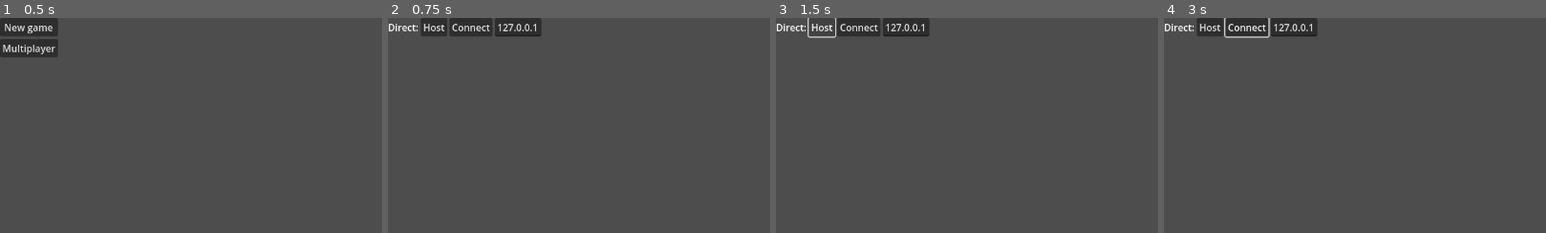
Above: before the commit, frames 1-4 (left to right).
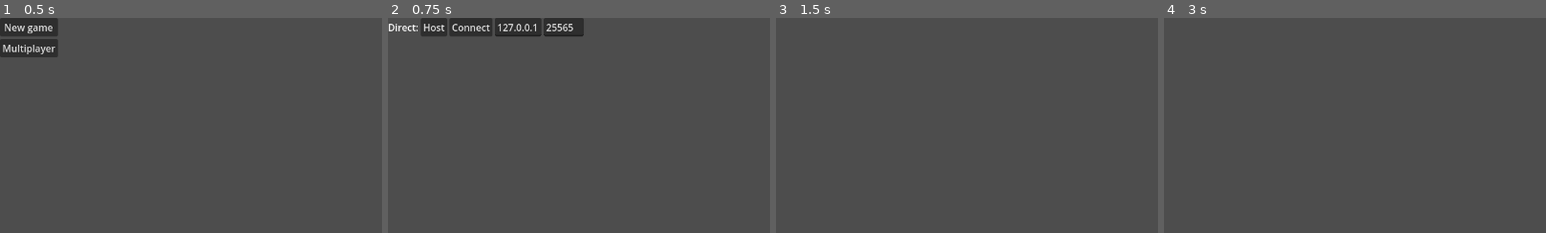
Above: after the commit, the same moments.

Repository: elmoradoo/Reflection
Game: Godot game, scene res://scenes/ui.tscn
Same seed, same stepped clock (60 frames per second), same inputs: the game is played once before the commit and once after it. Before the commit the project starts from res://scenes/main_menu.tscn. A sky picture missing from this copy of the repository is replaced by a grey-blue gradient.
Inputs (mouse positions are % of the whole screen's width and height, from its top left):
- Up to frame 1 (0.5 s): no input
- Up to frame 2 (0.75 s): click "Multiplayer" at 0.5 s
- Up to frame 3 (1.5 s): click "Host" at 1.25 s
- Up to frame 4 (3 s): click (11, 2) at 2 s, where only the run before the commit has a clickable "Connect"; move the mouse to (72, 45) at 2.77 s; hold D (right) from 2.78 s (still down); hold Ctrl (crouch) from 2.78 s (still down)
The pictures show only the part of the screen within x 0-50%, y 0-50%; the shares and areas given below are measured in that part.

Frame 1 is identical in both runs. In frame 2, 0.8% of the frame differs, in the area x 40-52%, y 0-9%; in frame 3, 2.2%; in frame 4, 2.7%, in the area x 0-41%, y 0-10%.

Commit message:
Merge all UI in the same scene and remove logging

Diff:
--- a/project.godot
+++ b/project.godot
@@ -11,7 +11,7 @@
 [application]
 
 config/name="Reflection"
-run/main_scene="res://scenes/main_menu.tscn"
+run/main_scene="res://scenes/ui.tscn"
 config/features=PackedStringArray("4.1", "Forward Plus")
 config/icon="res://icon.svg"
 
--- a/scenes/main_menu.tscn
+++ /dev/null
@@ -1,19 +0,0 @@
-[gd_scene load_steps=2 format=3 uid="uid://boyfws3lkscvi"]
-
-[ext_resource type="Script" path="res://scripts/menu/main_menu.gd" id="1_vrva0"]
-
-[node name="MarginContainer" type="MarginContainer"]
-offset_right = 97.0
-offset_bottom = 136.0
-script = ExtResource("1_vrva0")
-
-[node name="VBoxContainer" type="VBoxContainer" parent="."]
-layout_mode = 2
-
-[node name="new_game_button" type="Button" parent="VBoxContainer"]
-layout_mode = 2
-text = "New game"
-
-[node name="multiplayer_button" type="Button" parent="VBoxContainer"]
-layout_mode = 2
-text = "Multiplayer"
--- a/scenes/multiplayer.tscn
+++ b/scenes/multiplayer.tscn
@@ -4,33 +4,6 @@
 
 [node name="Multiplayer" type="Node"]
 script = ExtResource("1_pg5x8")
-
-[node name="UI" type="MarginContainer" parent="."]
-offset_right = 277.0
-offset_bottom = 34.0
-
-[node name="Net" type="VBoxContainer" parent="UI"]
-layout_mode = 2
-
-[node name="Options" type="HBoxContainer" parent="UI/Net"]
-layout_mode = 2
-
-[node name="Label" type="Label" parent="UI/Net/Options"]
-layout_mode = 2
-text = "Direct:"
-
-[node name="Host" type="Button" parent="UI/Net/Options"]
-layout_mode = 2
-text = "Host"
-
-[node name="Connect" type="Button" parent="UI/Net/Options"]
-layout_mode = 2
-text = "Connect"
-
-[node name="Remote" type="LineEdit" parent="UI/Net/Options"]
-layout_mode = 2
-text = "127.0.0.1"
-expand_to_text_length = true
 
 [node name="LevelSpawner" type="MultiplayerSpawner" parent="."]
 _spawnable_scenes = PackedStringArray("res://scenes/world.tscn")
@@ -43,6 +16,3 @@
 spawn_path = NodePath("../Players")
 
 [node name="Players" type="Node" parent="."]
-
-[connection signal="pressed" from="UI/Net/Options/Host" to="." method="_on_host_pressed"]
-[connection signal="pressed" from="UI/Net/Options/Connect" to="." method="_on_connect_pressed"]
--- a/scenes/player.tscn
+++ b/scenes/player.tscn
@@ -185,7 +185,6 @@
 
 [node name="MeshInstance3D" type="MeshInstance3D" parent="."]
 transform = Transform3D(1, 0, 0, 0, 1, 0, 0, 0, 1, 0, 1, 0)
-visible = false
 mesh = SubResource("CapsuleMesh_wqrwg")
 
 [connection signal="timeout" from="timers/wallclimb_time" to="." method="_on_wallclimb_time_timeout"]
--- /dev/null
+++ b/scenes/ui.tscn
@@ -0,0 +1,61 @@
+[gd_scene load_steps=2 format=3 uid="uid://boyfws3lkscvi"]
+
+[ext_resource type="Script" path="res://scripts/menu/ui.gd" id="1_ghejl"]
+
+[node name="UI" type="Control"]
+layout_mode = 3
+anchors_preset = 0
+offset_right = 97.0
+offset_bottom = 136.0
+script = ExtResource("1_ghejl")
+
+[node name="MainMenu" type="MarginContainer" parent="."]
+offset_right = 97.0
+offset_bottom = 136.0
+
+[node name="VBoxContainer" type="VBoxContainer" parent="MainMenu"]
+layout_mode = 2
+
+[node name="NewGame" type="Button" parent="MainMenu/VBoxContainer"]
+layout_mode = 2
+text = "New game"
+
+[node name="Multiplayer" type="Button" parent="MainMenu/VBoxContainer"]
+layout_mode = 2
+text = "Multiplayer"
+
+[node name="MultiplayerMenu" type="MarginContainer" parent="."]
+visible = false
+offset_right = 277.0
+offset_bottom = 34.0
+
+[node name="Net" type="VBoxContainer" parent="MultiplayerMenu"]
+layout_mode = 2
+
+[node name="Options" type="HBoxContainer" parent="MultiplayerMenu/Net"]
+layout_mode = 2
+
+[node name="Label" type="Label" parent="MultiplayerMenu/Net/Options"]
+layout_mode = 2
+text = "Direct:"
+
+[node name="Host" type="Button" parent="MultiplayerMenu/Net/Options"]
+layout_mode = 2
+text = "Host"
+
+[node name="Connect" type="Button" parent="MultiplayerMenu/Net/Options"]
+layout_mode = 2
+text = "Connect"
+
+[node name="Remote" type="LineEdit" parent="MultiplayerMenu/Net/Options"]
+layout_mode = 2
+text = "127.0.0.1"
+expand_to_text_length = true
+
+[node name="Port" type="LineEdit" parent="MultiplayerMenu/Net/Options"]
+layout_mode = 2
+text = "25565"
+expand_to_text_length = true
+
+[connection signal="pressed" from="MultiplayerMenu/Net/Options/Host" to="." method="_on_host_pressed"]
+[connection signal="pressed" from="MultiplayerMenu/Net/Options/Connect" to="." method="_on_connect_pressed"]
--- a/scripts/menu/main_menu.gd
+++ /dev/null
@@ -1,14 +0,0 @@
-extends Node
-
-
-# Called when the node enters the scene tree for the first time.
-func _ready():
-	$VBoxContainer/new_game_button.pressed.connect(self.new_game)
-	$VBoxContainer/multiplayer_button.pressed.connect(self.multi)
-
-func new_game():
-	get_tree().change_scene_to_file("res://scenes/world.tscn")
-	get_tree().root.add_child(load("res://scenes/player.tscn").instantiate())
-
-func multi():
-	get_tree().change_scene_to_file("res://scenes/multiplayer.tscn")
--- /dev/null
+++ b/scripts/menu/ui.gd
@@ -0,0 +1,55 @@
+extends Node
+
+@onready var current_menu: MarginContainer = $MainMenu
+
+# Called when the node enters the scene tree for the first time.
+func _ready():
+	$MainMenu/VBoxContainer/NewGame.pressed.connect(self.new_game)
+	$MainMenu/VBoxContainer/Multiplayer.pressed.connect(self.multi)
+
+func change_menu(new_menu: MarginContainer):
+	current_menu.hide()
+	if new_menu:
+		new_menu.show()
+		current_menu = new_menu
+
+# Main menu
+func new_game():
+	change_menu(null)
+	OS.alert("test")
+	get_tree().root.add_child(load("res://scenes/world.tscn").instantiate())
+	get_tree().root.add_child(load("res://scenes/player.tscn").instantiate())
+
+func multi():
+	change_menu($MultiplayerMenu)
+	var multiplayer_scene = load("res://scenes/multiplayer.tscn").instantiate()
+	multiplayer_scene.name = "MultiplayerScene"
+	get_tree().root.add_child(multiplayer_scene)
+
+# Multiplayer menu
+func _on_host_pressed():
+	change_menu(null)
+	# Start as server.
+	var peer = ENetMultiplayerPeer.new()
+	peer.create_server($MultiplayerMenu/Net/Options/Port.text.to_int())
+	if peer.get_connection_status() == MultiplayerPeer.CONNECTION_DISCONNECTED:
+		OS.alert("Failed to start multiplayer server.")
+		return
+	multiplayer.multiplayer_peer = peer
+	get_node("/root/MultiplayerScene").start_game()
+
+
+func _on_connect_pressed():
+	change_menu(null)
+	# Start as client.
+	var txt : String = $MultiplayerMenu/Net/Options/Remote.text
+	if txt == "":
+		OS.alert("Need a remote to connect to.")
+		return
+	var peer = ENetMultiplayerPeer.new()
+	peer.create_client(txt, $MultiplayerMenu/Net/Options/Port.text.to_int())
+	if peer.get_connection_status() == MultiplayerPeer.CONNECTION_DISCONNECTED:
+		OS.alert("Failed to start multiplayer client.")
+		return
+	multiplayer.multiplayer_peer = peer
+	get_node("/root/MultiplayerScene").start_game()
--- a/scripts/multiplayer/multiplayer.gd
+++ b/scripts/multiplayer/multiplayer.gd
@@ -1,36 +1,8 @@
 # multiplayer.gd
 extends Node
 
-const PORT = 25565
-
 func _ready():
 	multiplayer.server_relay = false
-
-func _on_host_pressed():
-	# Start as server.
-	var peer = ENetMultiplayerPeer.new()
-	peer.create_server(PORT)
-	if peer.get_connection_status() == MultiplayerPeer.CONNECTION_DISCONNECTED:
-		OS.alert("Failed to start multiplayer server.")
-		return
-	multiplayer.multiplayer_peer = peer
-	print("Started server")
-	start_game()
-
-
-func _on_connect_pressed():
-	# Start as client.
-	var txt : String = $UI/Net/Options/Remote.text
-	if txt == "":
-		OS.alert("Need a remote to connect to.")
-		return
-	var peer = ENetMultiplayerPeer.new()
-	peer.create_client(txt, PORT)
-	if peer.get_connection_status() == MultiplayerPeer.CONNECTION_DISCONNECTED:
-		OS.alert("Failed to start multiplayer client.")
-		return
-	multiplayer.multiplayer_peer = peer
-	start_game()
 
 # The server can restart the level by pressing Home.
 func _input(event):
@@ -63,11 +35,8 @@
 	var player = load("res://scenes/player.tscn").instantiate()
 	player.name = str(id)
 	$Players.add_child(player)
-	print("Spawned player " + str(id) + str(multiplayer.is_server()))
 
 func start_game():
-	# Hide the UI and unpause to start the game.
-	$UI.hide()
 	# Only change level on the server.
 	# Clients will instantiate the level via the spawner.
 	if multiplayer.is_server():
